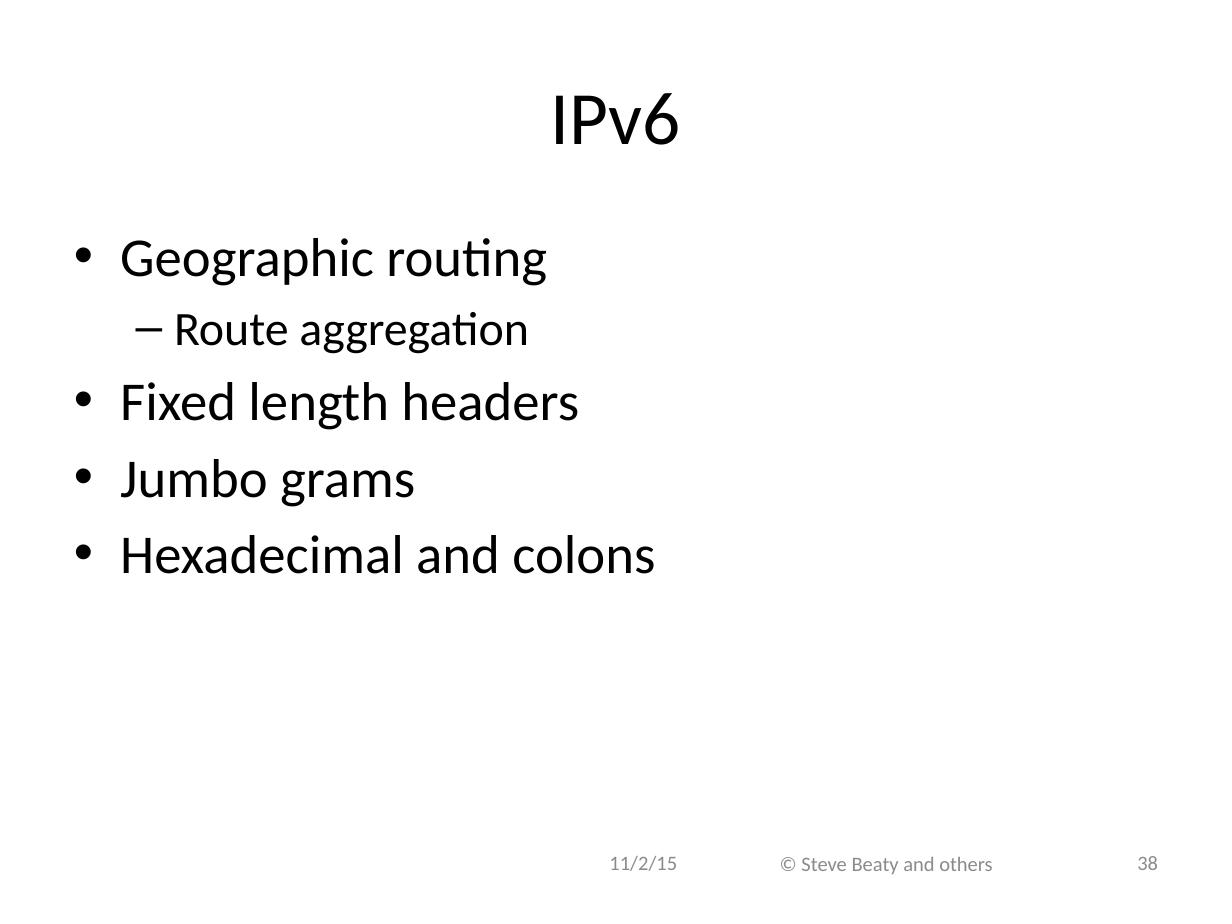
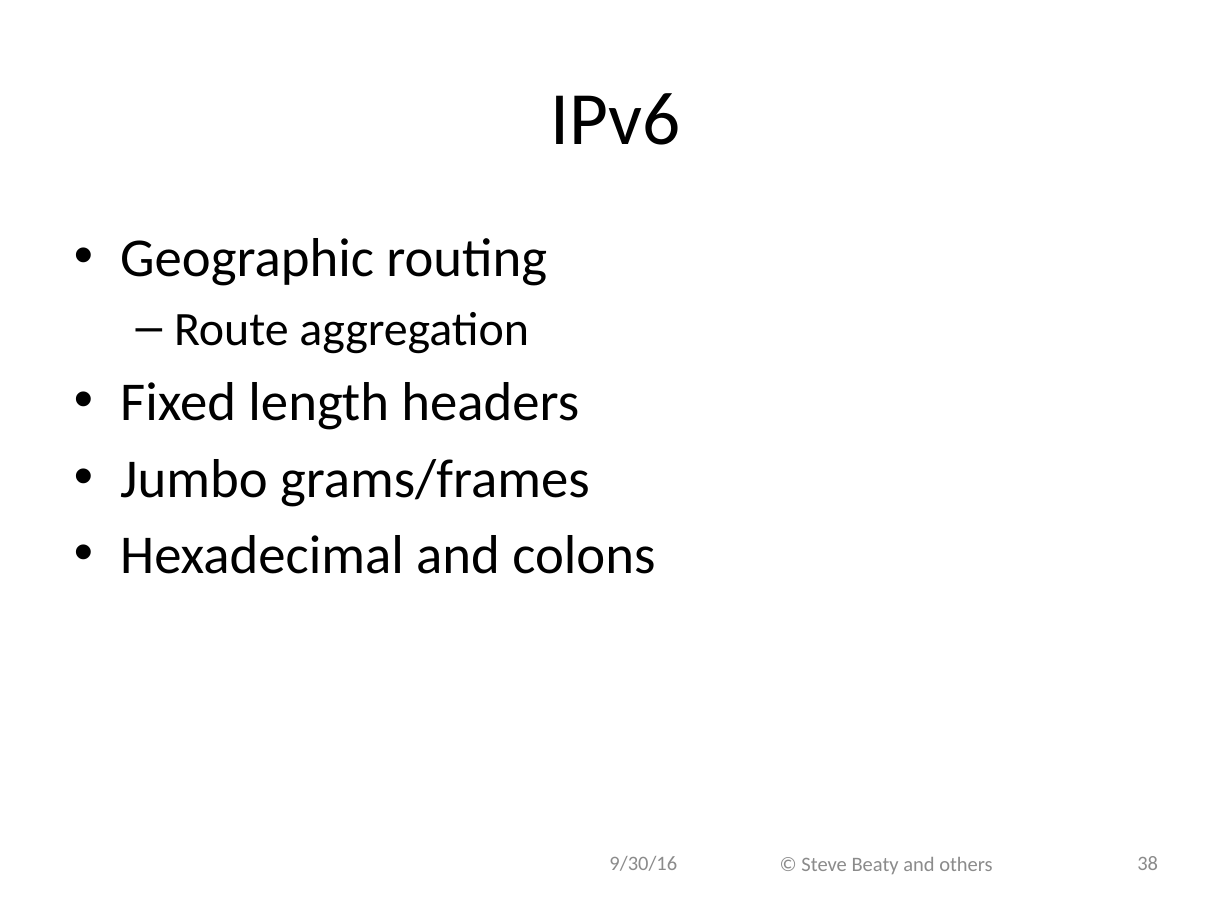
Before and after one commit to ivogeorg/cs1030, a slide deck: slide 38 of slides-steve/Chapter 12.pptx. Drawn at 1232x924 pixels with LibreOffice and Linux fonts; fonts in the diff are those of the drawing; background and template pictures are left out. Boxes give left, top, right and bottom in pixels: in the first picture for what was removed or moved away, otherwise in the second. Text is boxed around its words. In the diff, an @@ line names an element or a change of style, - is before the commit and + after.

```diff
--- a/slides-steve/Chapter 12.pptx
+++ b/slides-steve/Chapter 12.pptx
@@ text at [120, 459, 590, 507]: text changed @@
-• Jumbo grams
+• Jumbo grams/frames
@@ text at [609, 856, 677, 871]: text changed @@
-11/2/15
+9/30/16
```
Also in this commit, not shown: 53 other slides changed, 2 other files.
